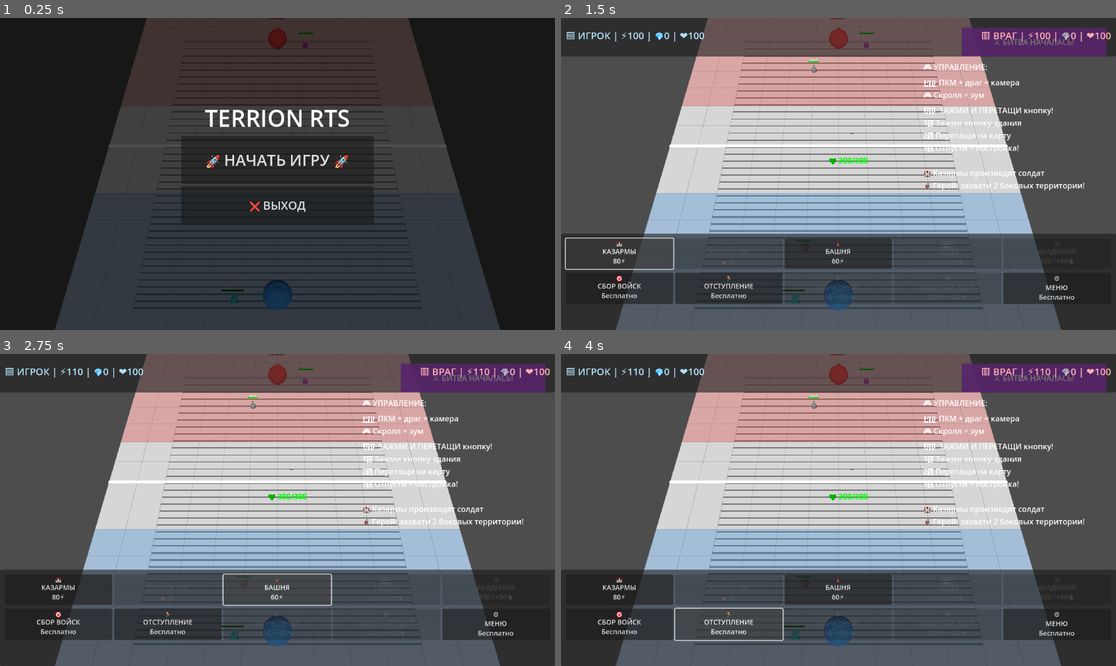
Above: before the commit, frames 1-4 (two rows, left to right).
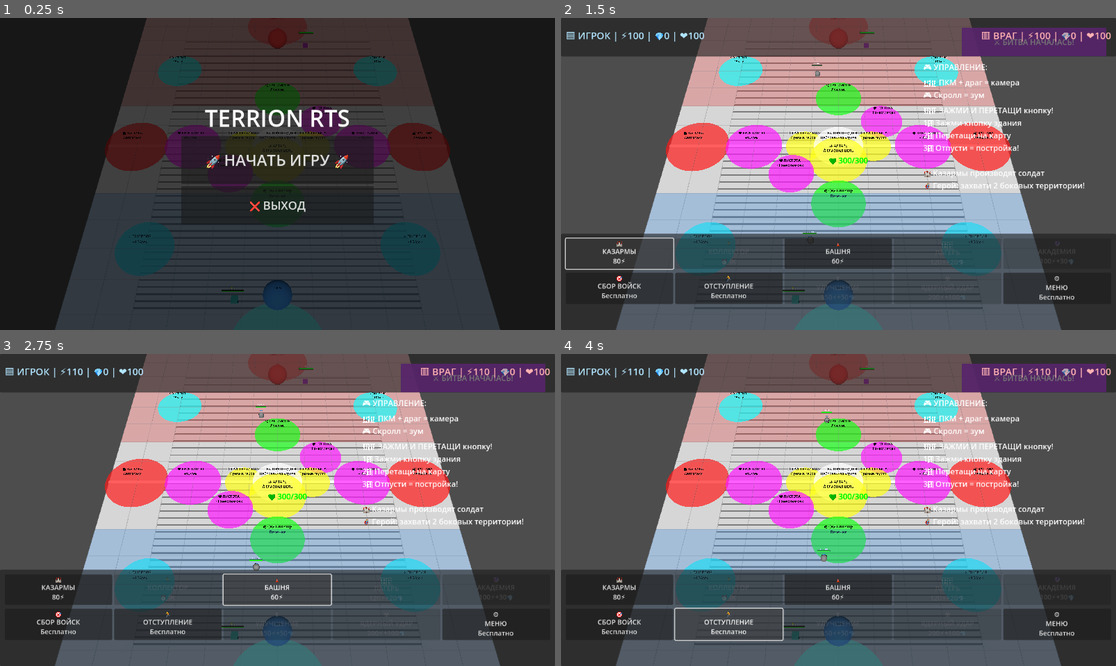
Above: after the commit, the same moments.

Repository: Incube700/Terrion
Game: Godot game, scene res://scenes/Battle.tscn
Two runs of this game, one before a commit and one after it. Both use one fixed random seed, a clock stepped at 60 frames per second and the inputs below.
Inputs:
- Up to frame 1 (0.25 s): no input
- Up to frame 2 (1.5 s): click "🚀 НАЧАТЬ ИГРУ 🚀" at 0.5 s; click "🏰 КАЗАРМЫ 80⚡" at 1.25 s
- Up to frame 3 (2.75 s): click "🗼 БАШНЯ 60⚡" at 2 s
- Up to frame 4 (4 s): click "🎯 СБОР ВОЙСК Бесплатно" at 2.75 s; click "🏃 ОТСТУПЛЕНИЕ Бесплатно" at 3.5 s

The runs differ from the first frame. In frame 1, 8.7% of the frame differs, in the area x 18-82%, y 0-94%; in frame 2, 14%; in frame 3, 14%, in the area x 18-82%, y 0-96%; in frame 4, 14%.
Error before the commit: Parse Error: Function "attempt_capture" has the same name as a previously declared function. (res://scripts/TerritorySystem.gd:711)

Commit message:
v0.5.1: Планы будущих режимов и мобильная оптимизация
Добавлены планы игровых режимов:
- Быстрый режим (3-7 мин) для казуальных игроков
- Классический режим (15-30 мин) с исследованиями
- Дополнительные режимы: Король горы, Последний герой
- Мобильная система управления камерой
- Будущие карты с разными ландшафтами
- Исправлена ошибка дублирования функций

Готовность: 95%

Diff:
--- /dev/null
+++ b/scripts/MobileCameraController.gd
@@ -0,0 +1,306 @@
+# mobile_camera_controller.gd - Система управления камерой для мобильных устройств
+# Обеспечивает удобное управление камерой на сенсорных экранах
+
+class_name MobileCameraController
+extends Node
+
+signal camera_moved(new_position: Vector3)
+signal zoom_changed(new_zoom: float)
+
+# Ссылка на камеру
+var camera: Camera3D
+var battle_manager: Node
+
+# Настройки сенсорного управления
+var mobile_settings = {
+	"zoom_sensitivity": 1.5,      # Чувствительность зума
+	"pan_sensitivity": 1.2,       # Чувствительность панорамирования
+	"edge_scrolling": false,      # Отключено для мобильных
+	"auto_follow": true,          # Автоследование за действиями
+	"smart_zoom": true,           # Умное приближение к важным событиям
+	"gesture_controls": true,     # Жестовое управление
+	"vibration_feedback": true    # Тактильная обратная связь
+}
+
+# Состояние касаний
+var touch_points = {}
+var last_pinch_distance = 0.0
+var is_panning = false
+var is_pinching = false
+var pan_start_position = Vector2.ZERO
+var camera_start_position = Vector3.ZERO
+
+# Границы камеры (обновляются в зависимости от размера карты)
+var camera_bounds = {
+	"min_x": -35.0,
+	"max_x": 35.0,
+	"min_z": -45.0,
+	"max_z": 45.0,
+	"min_y": 25.0,
+	"max_y": 120.0
+}
+
+# Автоматическое следование
+var auto_follow_target: Node3D = null
+var auto_follow_duration = 2.0
+var auto_follow_timer = 0.0
+
+func _ready():
+	print("📱 Мобильная система управления камерой инициализирована")
+
+	# Определяем платформу
+	if OS.has_feature("mobile"):
+		mobile_settings.gesture_controls = true
+		print("📱 Обнаружена мобильная платформа - активированы жесты")
+	else:
+		mobile_settings.gesture_controls = false
+		print("🖥️ Обнаружена десктопная платформа - жесты отключены")
+
+func setup_camera(cam: Camera3D, manager: Node):
+	camera = cam
+	battle_manager = manager
+	print("📷 Камера подключена к мобильному контроллеру")
+
+func _input(event):
+	if not camera or not mobile_settings.gesture_controls:
+		return
+
+	# Обработка сенсорных событий
+	if event is InputEventScreenTouch:
+		handle_touch_event(event)
+	elif event is InputEventScreenDrag:
+		handle_drag_event(event)
+
+func handle_touch_event(event: InputEventScreenTouch):
+	var touch_id = event.index
+
+	if event.pressed:
+		# Начало касания
+		touch_points[touch_id] = {
+			"position": event.position,
+			"start_time": Time.get_ticks_msec() / 1000.0
+		}
+
+		# Проверяем количество касаний
+		if touch_points.size() == 1:
+			# Одно касание - начинаем панорамирование
+			start_panning(event.position)
+		elif touch_points.size() == 2:
+			# Два касания - начинаем зум
+			start_pinching()
+
+		# Тактильная обратная связь
+		if mobile_settings.vibration_feedback:
+			Input.start_joypad_vibration(0, 0.1, 0.1, 0.1)
+
+	else:
+		# Конец касания
+		if touch_points.has(touch_id):
+			var touch_duration = Time.get_ticks_msec() / 1000.0 - touch_points[touch_id].start_time
+
+			# Проверяем на быстрое двойное касание (быстрый зум)
+			if touch_duration < 0.3 and touch_points.size() == 1:
+				handle_double_tap(event.position)
+
+			touch_points.erase(touch_id)
+
+		# Останавливаем жесты если касаний не осталось
+		if touch_points.size() == 0:
+			stop_all_gestures()
+		elif touch_points.size() == 1:
+			# Возвращаемся к панорамированию если осталось одно касание
+			var remaining_touch = touch_points.values()[0]
+			start_panning(remaining_touch.position)
+
+func handle_drag_event(event: InputEventScreenDrag):
+	var touch_id = event.index
+
+	if not touch_points.has(touch_id):
+		return
+
+	# Обновляем позицию касания
+	touch_points[touch_id].position = event.position
+
+	if touch_points.size() == 1 and is_panning:
+		# Панорамирование одним пальцем
+		handle_panning(event)
+	elif touch_points.size() == 2 and is_pinching:
+		# Зум двумя пальцами
+		handle_pinch_zoom()
+
+func start_panning(start_pos: Vector2):
+	is_panning = true
+	is_pinching = false
+	pan_start_position = start_pos
+	camera_start_position = camera.position
+	auto_follow_target = null  # Останавливаем автоследование
+
+func start_pinching():
+	is_pinching = true
+	is_panning = false
+
+	# Вычисляем начальное расстояние между пальцами
+	var touch_positions = touch_points.values()
+	if touch_positions.size() >= 2:
+		var pos1 = touch_positions[0].position
+		var pos2 = touch_positions[1].position
+		last_pinch_distance = pos1.distance_to(pos2)
+
+func stop_all_gestures():
+	is_panning = false
+	is_pinching = false
+
+func handle_panning(event: InputEventScreenDrag):
+	var delta = event.position - pan_start_position
+	var camera_delta = Vector3(
+		-delta.x * mobile_settings.pan_sensitivity * 0.05,
+		0,
+		delta.y * mobile_settings.pan_sensitivity * 0.05
+	)
+
+	var new_position = camera_start_position + camera_delta
+
+	# Применяем границы
+	new_position.x = clamp(new_position.x, camera_bounds.min_x, camera_bounds.max_x)
+	new_position.z = clamp(new_position.z, camera_bounds.min_z, camera_bounds.max_z)
+
+	camera.position = new_position
+	camera_moved.emit(new_position)
+
+func handle_pinch_zoom():
+	var touch_positions = touch_points.values()
+	if touch_positions.size() < 2:
+		return
+
+	var pos1 = touch_positions[0].position
+	var pos2 = touch_positions[1].position
+	var current_distance = pos1.distance_to(pos2)
+
+	if last_pinch_distance > 0:
+		var zoom_factor = current_distance / last_pinch_distance
+		var zoom_delta = (zoom_factor - 1.0) * mobile_settings.zoom_sensitivity
+
+		# Применяем зум
+		var new_y = camera.position.y - zoom_delta * 10
+		var new_z = camera.position.z - zoom_delta * 8
+
+		# Применяем границы
+		new_y = clamp(new_y, camera_bounds.min_y, camera_bounds.max_y)
+		new_z = clamp(new_z, camera_bounds.min_z, camera_bounds.max_z)
+
+		camera.position.y = new_y
+		camera.position.z = new_z
+
+		zoom_changed.emit(new_y)
+
+	last_pinch_distance = current_distance
+
+func handle_double_tap(position: Vector2):
+	print("📱 Двойное касание - быстрый зум")
+
+	# Быстрое приближение к точке касания
+	var world_pos = screen_to_world_position(position)
+	if world_pos != Vector3.ZERO:
+		smart_zoom_to_position(world_pos, 40.0)  # Приближаемся к высоте 40
+
+func screen_to_world_position(screen_pos: Vector2) -> Vector3:
+	if not camera:
+		return Vector3.ZERO
+
+	var from = camera.project_ray_origin(screen_pos)
+	var direction = camera.project_ray_normal(screen_pos)
+	var plane_y = 0.0
+
+	if direction.y == 0:
+		return Vector3.ZERO
+
+	var t = (plane_y - from.y) / direction.y
+	if t < 0:
+		return Vector3.ZERO
+
+	return from + direction * t
+
+func smart_zoom_to_position(world_pos: Vector3, target_height: float):
+	if not mobile_settings.smart_zoom:
+		return
+
+	# Создаём плавное движение к позиции
+	var tween = create_tween()
+	tween.set_parallel(true)
+
+	# Движение к позиции
+	var target_pos = Vector3(world_pos.x, target_height, world_pos.z + target_height * 0.8)
+	target_pos.x = clamp(target_pos.x, camera_bounds.min_x, camera_bounds.max_x)
+	target_pos.z = clamp(target_pos.z, camera_bounds.min_z, camera_bounds.max_z)
+
+	tween.tween_property(camera, "position", target_pos, 0.5)
+	tween.tween_callback(func(): zoom_changed.emit(target_height))
+
+func set_auto_follow_target(target: Node3D, duration: float = 2.0):
+	if not mobile_settings.auto_follow:
+		return
+
+	auto_follow_target = target
+	auto_follow_duration = duration
+	auto_follow_timer = 0.0
+	print("📱 Автоследование активировано за целью: ", target.name)
+
+func _process(delta):
+	# Обработка автоследования
+	if auto_follow_target and is_instance_valid(auto_follow_target):
+		auto_follow_timer += delta
+
+		if auto_follow_timer < auto_follow_duration:
+			# Плавно следуем за целью
+			var target_pos = auto_follow_target.global_position
+			var camera_offset = Vector3(0, camera.position.y, camera.position.y * 0.8)
+			var desired_pos = target_pos + camera_offset
+
+			# Применяем границы
+			desired_pos.x = clamp(desired_pos.x, camera_bounds.min_x, camera_bounds.max_x)
+			desired_pos.z = clamp(desired_pos.z, camera_bounds.min_z, camera_bounds.max_z)
+
+			# Плавное движение
+			camera.position = camera.position.lerp(desired_pos, delta * 2.0)
+		else:
+			# Прекращаем следование
+			auto_follow_target = null
+
+func update_camera_bounds(map_width: float, map_height: float):
+	"""Обновляет границы камеры в зависимости от размера карты"""
+	camera_bounds.min_x = -map_width / 2 - 5
+	camera_bounds.max_x = map_width / 2 + 5
+	camera_bounds.min_z = -map_height / 2 - 5
+	camera_bounds.max_z = map_height / 2 + 5
+	print("📱 Границы камеры обновлены: ", camera_bounds)
+
+func set_mobile_setting(setting_name: String, value):
+	"""Изменяет настройку мобильного управления"""
+	if mobile_settings.has(setting_name):
+		mobile_settings[setting_name] = value
+		print("📱 Настройка изменена: ", setting_name, " = ", value)
+
+func get_mobile_settings() -> Dictionary:
+	"""Возвращает текущие настройки мобильного управления"""
+	return mobile_settings.duplicate()
+
+# Специальные функции для важных игровых событий
+func focus_on_battle(battle_position: Vector3):
+	"""Фокусируется на важном сражении"""
+	if mobile_settings.smart_zoom:
+		smart_zoom_to_position(battle_position, 35.0)
+
+		# Тактильная обратная связь
+		if mobile_settings.vibration_feedback:
+			Input.start_joypad_vibration(0, 0.3, 0.3, 0.2)
+
+func focus_on_territory_capture(territory_position: Vector3):
+	"""Фокусируется на захвате территории"""
+	if mobile_settings.smart_zoom:
+		smart_zoom_to_position(territory_position, 30.0)
+
+func reset_camera_to_base():
+	"""Возвращает камеру к базе игрока"""
+	if battle_manager:
+		var player_base_pos = Vector3(0, 0, 35)  # Позиция базы игрока
+		smart_zoom_to_position(player_base_pos, 50.0)
--- a/scripts/TerritorySystem.gd
+++ b/scripts/TerritorySystem.gd
@@ -707,25 +707,6 @@
 
 	return true # Можно захватывать
 
-# Попытка захвата территории
-func attempt_capture(territory: Dictionary, team: String):
-	if territory.owner == team:
-		return # Уже наша территория
-
-	# Если территория нейтральная или вражеская, начинаем захват
-	if territory.owner == "neutral" or territory.owner != team:
-		# Создаем коллектора на точке захвата
-		create_collector_at_territory(territory, team)
-
-		# Обновляем владельца территории
-		territory.owner = team
-		territory.capture_progress = 0.0
-
-		# Обновляем визуал территории
-		update_territory_visual(territory)
-
-		print("🎯 Коллектор создан на территории ", territory.type, " для команды ", team)
-
 # Создание коллектора на территории
 func create_collector_at_territory(territory: Dictionary, team: String):
 	if not battle_manager:
Not shown, changed: docs/DEVELOPMENT_ROADMAP.md
Not shown, added: docs/FUTURE_GAME_MODES.md
